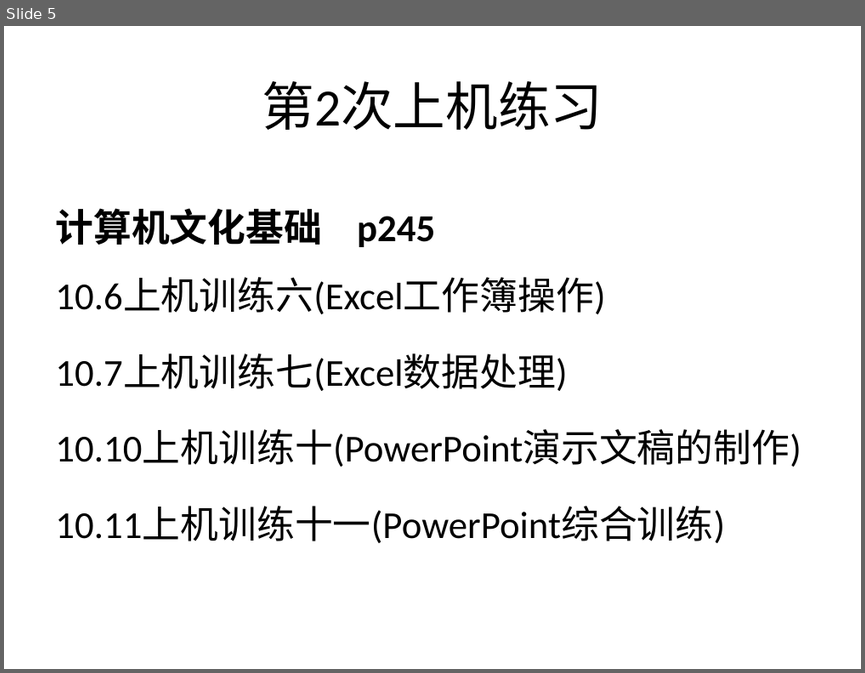
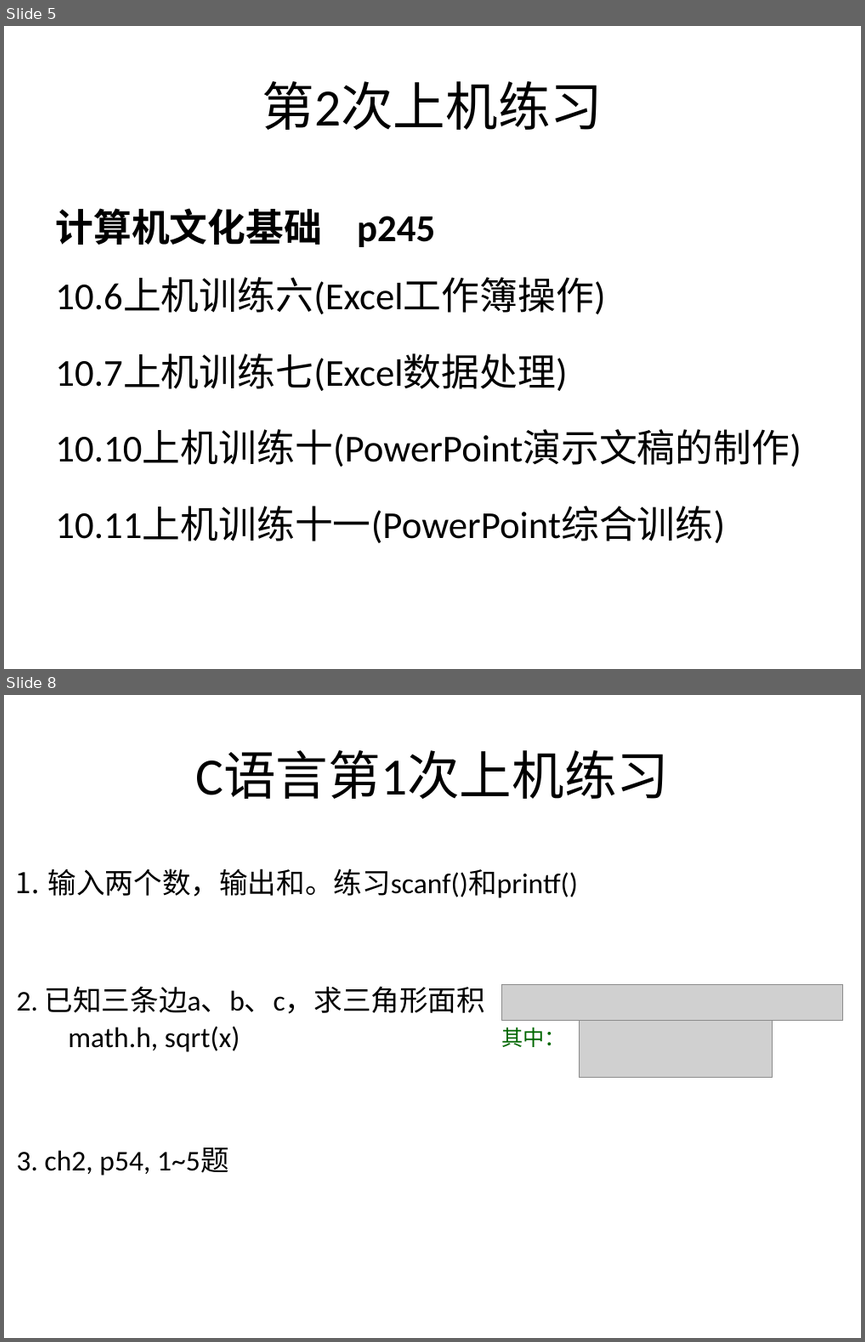
Before and after one commit to jtrfid/C-Repositories, a slide deck: 2016/上机安排.pptx. Shown one above the other, each under a label of ours: slide 5 before the commit, slides 5 and 8 after it; the slides between them are not shown. The pictures are 865x673 and 865x1342 pixels, drawn with LibreOffice and Linux fonts; fonts in the diff are those of the drawing; grey boxes stand for pictures. Boxes give left, top, right and bottom in pixels: in the first picture for what was removed or moved away, otherwise in the second. Text is boxed around its words. In the diff, an @@ line names an element or a change of style, - is before the commit and + after.

Commit message:
上机

```diff
--- a/2016/上机安排.pptx
+++ b/2016/上机安排.pptx
@@ slide 8 added at box(4, 695, 861, 1338), background #FFFFFF @@
@@ title added at box(195, 751, 669, 799), 44 pt, text #000000 @@
+C语言第1次上机练习
@@ text added at box(48, 868, 578, 898), 24 pt, text #000000 @@
+1. 输入两个数，输出和。练习scanf()和printf()
@@ text added at box(17, 986, 485, 1052), 24 pt, text #000000 @@
+2. 已知三条边a、b、c，求三角形面积
+math.h, sqrt(x)
@@ picture added at box(502, 985, 843, 1021) @@
@@ picture added at box(579, 1021, 772, 1077) @@
@@ text added at box(501, 1027, 566, 1047), 18 pt, text #006600 @@
+其中：
@@ text added at box(17, 1147, 229, 1175), 24 pt, text #000000 @@
+3. ch2, p54, 1~5题
```
Also in this commit, not shown: 1 slide changed, 4 other slides added.
